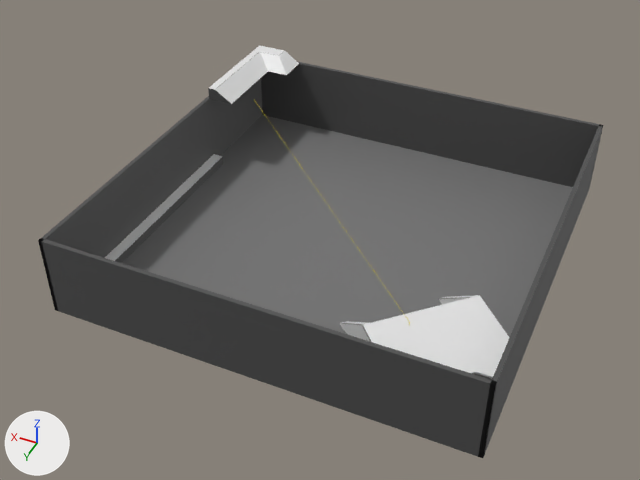
The Blender file Skate Park Scene Trial.blend, before and after one commit.
The view is the same before and after, from a camera (50 mm lens) standing at (-68.2, 163.1, 135.8) and looking at (3.1, 8.6, 6.3). Arrows for +X, +Y and +Z are at lower left; the lights stay in place.

In view in the first picture: 'CornerRaisedLevel', 'Cube', 'Cylinder', 'Ground', 'Plane', 'Wall', 'Wall.001', 'Wall.002', 'Wall.003'.
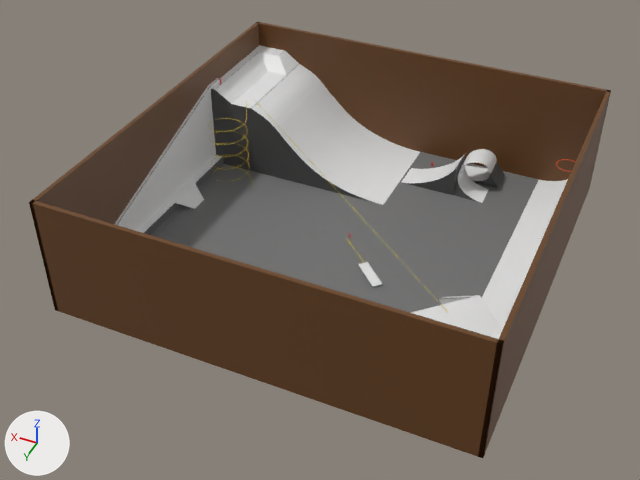
Location of each change, (x1, y1, x2, y2) in pixels of the pictures (640 x 480 px):
'Wall.002', recoloured, mesh rescaled (17% taller): before (38, 238, 497, 457); after (29, 201, 504, 457)
'Wall.003', recoloured, mesh rescaled (33% taller): before (261, 62, 602, 187); after (259, 22, 611, 188)
'Wall.001', recoloured, mesh rescaled: before (38, 78, 263, 311); after (29, 22, 260, 311)
'MassiveRamp', shown: after (211, 64, 420, 205)
'Wall', recoloured, mesh rescaled (grey to brown, 10% taller): before (478, 124, 603, 458); after (478, 91, 610, 458)
'LongSideLedge', shown: after (115, 78, 219, 231)
'LargeQuarterPipe', shown: after (482, 179, 568, 328)
'Loop', shown: after (453, 149, 505, 203)
'BasketBallRamp', added: after (401, 154, 465, 195)
'SideCenterRamp', shown: after (175, 184, 204, 209)
'MannyPadBox', shown: after (357, 262, 383, 287)
'Cylinder', reshaped (22% wider, 7% shorter): before (255, 101, 410, 326); after (257, 103, 447, 312)
'SpiralRail', shown: after (208, 116, 250, 181)
'PlatformQuarterPipe.001', added: after (492, 323, 503, 339)
'Hoop', added: after (556, 159, 575, 172)
'CornerRaisedLevel', unchanged, covered by the edit: before (363, 295, 509, 378); after (411, 295, 499, 337)

The change, as a diff of the scene's bpy script:
```diff
--- a/Skate Park Scene Trial.blend.py
+++ b/Skate Park Scene Trial.blend.py
@@ me_cube_001 @@
 me_cube_001.from_pydata(...)  # 8 vertices, 6 faces; spans x -1.0..1.0, y -1.0..1.0, z 0.01..2.01
 # used by ob_wall; location = (-50.0, 0.0, -0.2); scale = (0.5, 50.5, 10.0)
-me_cube_001.materials.append(mat_edges)  # dark grey #4f4f4f
+# me_cube_001 part 1: the whole mesh is scaled about the mesh origin by (1, 1, 1.5)
+me_cube_001.materials.append(mat_walls)  # brown #6a4521
@@ me_cube_002 @@
 me_cube_002.from_pydata(...)  # 8 vertices, 6 faces; spans x -1.0..1.0, y -1.0..1.0, z 0.01..2.01
 # used by ob_wall_001; location = (50.0, 0.0, -0.2); scale = (0.5, 50.5, 10.0)
-me_cube_002.materials.append(mat_edges)  # dark grey #4f4f4f
+# me_cube_002 part 2: the whole mesh is scaled about the mesh origin by (1, 1, 1.5)
+me_cube_002.materials.append(mat_walls)  # brown #6a4521
@@ me_cube_003 @@
 me_cube_003.from_pydata(...)  # 8 vertices, 6 faces; spans x -1.0..1.0, y -1.0..1.0, z 0.01..2.01
 # used by ob_wall_002; location = (0.0, 50.0, -0.2); scale = (50.5, 0.5, 10.0)
-me_cube_003.materials.append(mat_edges)  # dark grey #4f4f4f
+# me_cube_003 part 3: the whole mesh is scaled about the mesh origin by (1, 1, 1.5)
+me_cube_003.materials.append(mat_walls)  # brown #6a4521
@@ me_cube_004 @@
 me_cube_004.from_pydata(...)  # 8 vertices, 6 faces; spans x -1.0..1.0, y -1.0..1.0, z 0.01..2.01
 # used by ob_wall_003; location = (0.0, -50.0, -0.2); scale = (50.5, 0.5, 10.0)
-me_cube_004.materials.append(mat_edges)  # dark grey #4f4f4f
+# me_cube_004 part 4: the whole mesh is scaled about the mesh origin by (1, 1, 1.5)
+me_cube_004.materials.append(mat_walls)  # brown #6a4521
@@ me_cylinder_003 @@
 me_cylinder_003.from_pydata(...)  # 48 vertices, 42 faces; spans x -27.0..39.5, y -33.0..25.4, z -0.7..3.3
 # used by ob_cylinder; location = (-1.7, 8.9, 14.4); rotation_euler = (-0.0934, -0.0812, 0.00666), in degrees (-5.4, -4.7, 0.4)
+# me_cylinder_003 part 5: all 24 vertices in x -27.0..-26.7, y 25.1..25.4, z 2.3..3.3 are scaled about their middle by (0.759, 0.737, 0.391), then moved by (-5.7, -7.0, -0.5)
 me_cylinder_003.materials.append(mat_rails)
@@ ob_sidecenterramp @@
 ob_sidecenterramp.scale = (1.0, 3.16, 1.0)
-ob_sidecenterramp.hide_set(True)  # its collection is switched off
@@ ob_massiveramp @@
 ob_massiveramp.scale = (12.2, 15.0, 1.0)
-ob_massiveramp.hide_set(True)  # its collection is switched off
@@ ob_largequarterpipe @@
 ob_largequarterpipe.scale = (4.95, 15.0, 1.0)
-ob_largequarterpipe.hide_set(True)  # its collection is switched off
@@ ob_mannypadbox @@
 ob_mannypadbox = bpy.data.objects.new('MannyPadBox', me_cube_005)
-ob_mannypadbox.location = (0.0, 0.0, 0.0)
+ob_mannypadbox.location = (-10.2, 8.9, 0.0)
+ob_mannypadbox.rotation_euler = (0.0, 0.0, 2.369)  # degrees (0, 0, 136)
 ob_mannypadbox.scale = (3.33, 1.0, 0.22)
-ob_mannypadbox.hide_set(True)  # its collection is switched off
@@ ob_longsideledge @@
 ob_longsideledge.scale = (0.36, 31.8, 8.33)
-ob_longsideledge.hide_set(True)  # its collection is switched off
@@ ob_spiralrail @@
 _m = ob_spiralrail.modifiers.new('Screw', 'SCREW')
 _m.screw_offset = 2.4
-ob_spiralrail.hide_set(True)  # its collection is switched off
@@ ob_loop @@
 ob_loop = bpy.data.objects.new('Loop', me_cube_008)
-ob_loop.location = (-14.8, -40.0, 2.1)
+ob_loop.location = (-21.4, -40.0, 2.1)
 ob_loop.scale = (1.71, 85.0, 1.2)
-ob_loop.hide_set(True)  # its collection is switched off
@@ ob_hoop @@
+ob_hoop = bpy.data.objects.new('Hoop', me_cylinder_005)  # 116 vertices, 106 faces; spans x -1.1..1.57, y -3.69..2.21, z -2.9..2.23; in mat_hoop (orange #e74a00)
+ob_hoop.location = (-46.7, -36.0, 14.5)
+ob_hoop.rotation_euler = (0.191, 1.148, 0.792)  # degrees (11, 66, 45)
+ob_hoop.scale = (1.0, 1.0, -1.29)
@@ ob_basketballramp @@
+ob_basketballramp = bpy.data.objects.new('BasketBallRamp', me_plane_011)  # 42 vertices, 22 faces; spans x -1.76..13.21, y -0.92..1.39, z 0.0..8.8; in mat_material (white #e7e7e7), mat_edges (dark grey #4f4f4f)
+ob_basketballramp.location = (-15.9, -37.0, 0.0)
+ob_basketballramp.scale = (1.0, 3.52, 1.0)
@@ ob_platformquarterpipe_001 @@
+ob_platformquarterpipe_001 = bpy.data.objects.new('PlatformQuarterPipe.001', me_plane_009)  # 20 vertices, 10 faces; spans x -1.0..3.49, y -2.01..1.0, z 0.0..4.0; in mat_material (white #e7e7e7), mat_edges (dark grey #4f4f4f)
+ob_platformquarterpipe_001.location = (-48.5, 35.9, 12.2)
+ob_platformquarterpipe_001.scale = (1.0, 5.13, 1.0)
```
